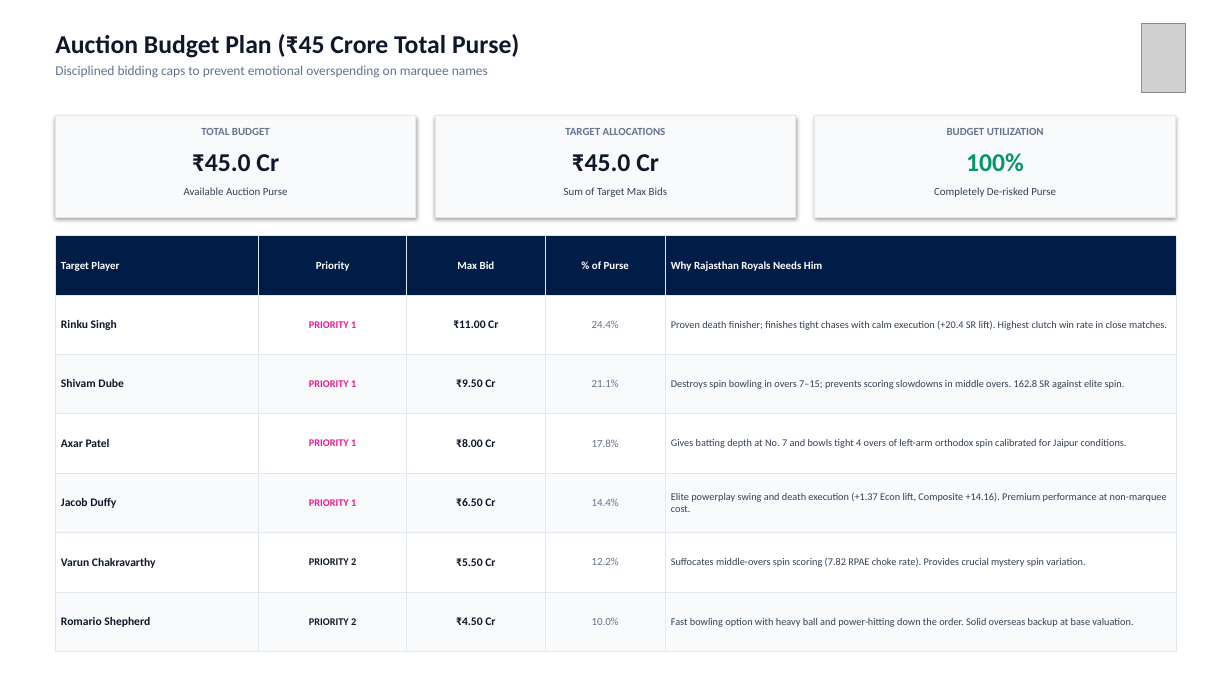
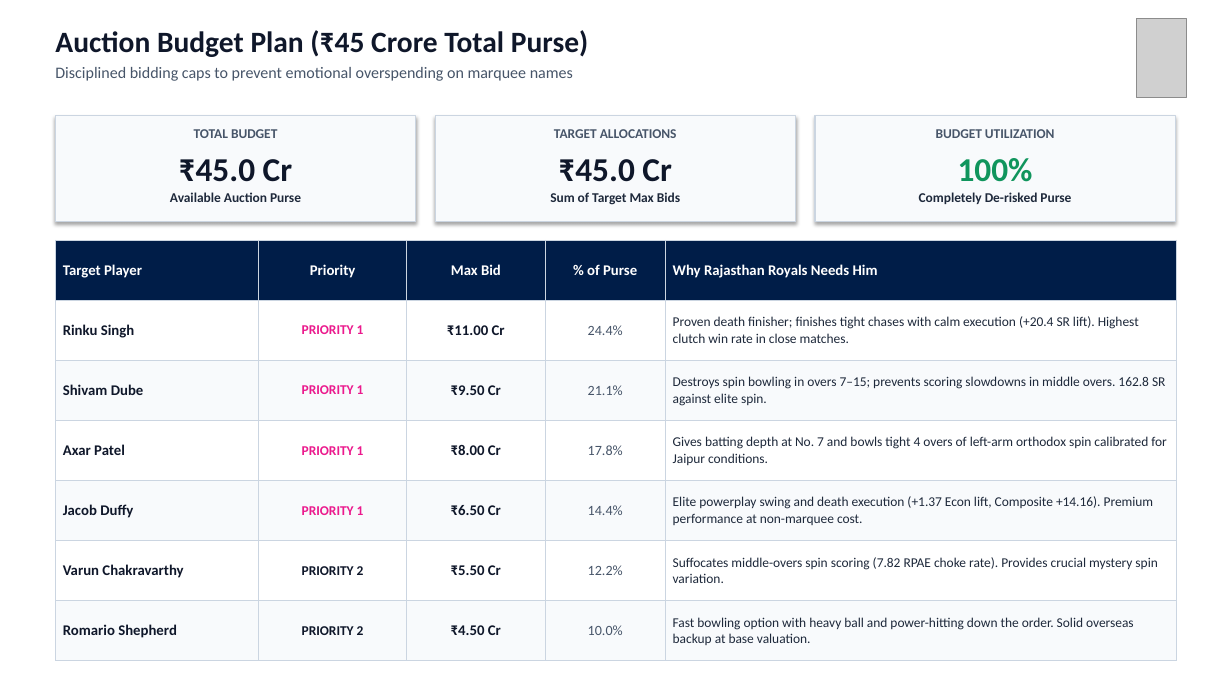
Before and after one commit to Ketanrawat2004/RR-Dashboard, a slide deck: slide 11 of pressure_output/RR_SupeRR_Selector_Season2_Ketan_Rawat.pptx. Drawn at 1232x693 pixels with LibreOffice and Linux fonts; fonts in the diff are those of the drawing; grey boxes stand for pictures. Boxes give left, top, right and bottom in pixels: in the first picture for what was removed or moved away, otherwise in the second. Text is boxed around its words. In the diff, an @@ line names an element or a change of style, - is before the commit and + after.

Commit message:
feat(presentation): complete overhaul with large high-contrast fonts, full-bleed images, and harmonized bowler KPI

```diff
--- a/pressure_output/RR_SupeRR_Selector_Season2_Ketan_Rawat.pptx
+++ b/pressure_output/RR_SupeRR_Selector_Season2_Ketan_Rawat.pptx
@@ text "Auction Budget Plan (₹45 Crore ..." at <box>55,30,589,81</box>: size 20 to 23 pt in "Auction Budget Plan (₹45 Crore Total Purse)"; size 10.5 to 12.5 pt, text colour #64748B to #475569 in "Disciplined bidding caps to prevent emotional overspending ..." @@
@@ picture: place and size @@
-picture at <box>1141,23,1186,92</box>
+picture at <box>1137,18,1187,97</box>
@@ rectangle: place and size @@
-rectangle at <box>55,116,416,217</box>
+rectangle at <box>55,116,416,222</box>
@@ rectangle: place and size @@
-rectangle at <box>435,116,796,217</box>
+rectangle at <box>435,116,796,222</box>
@@ outline #E2E8F0 0.75 pt to #CBD5E1 1 pt in 3 elements at <box>55,116,416,222</box>, <box>435,116,796,222</box>, <box>815,116,1176,222</box> @@
@@ rectangle: place and size @@
-rectangle at <box>815,116,1176,217</box>
+rectangle at <box>815,116,1176,222</box>
@@ text "₹45.0 Cr" at <box>179,159,292,182</box>: size 20 to 26 pt @@
@@ text "₹45.0 Cr" at <box>558,159,671,182</box>: size 20 to 26 pt @@
@@ size 8.5 to 10.5 pt, text colour #64748B to #475569 in 3 elements at <box>194,129,277,138</box>, <box>554,129,677,138</box>, <box>936,129,1055,138</box> @@
@@ text "100%" at <box>958,158,1033,182</box>: size 20 to 26 pt, text colour #059669 to #10955D @@
@@ size 8.5 to 10.5 pt, text colour #334155 to #1E293B, bold on in 3 elements at <box>550,192,680,205</box>, <box>919,192,1071,204</box>, <box>170,192,301,202</box> @@
@@ table at <box>55,240,1177,661</box> @@
@@ size 8.5 to 11.5 pt in "Target Player", "Priority", "Max Bid", "% of Purse" and 1 more places @@
@@ size 9 to 11.5 pt in "Rinku Singh", "₹11.00 Cr", "Shivam Dube", "₹9.50 Cr" and 8 more places @@
@@ size 8 to 10.5 pt in "PRIORITY 1", "Proven death finisher; finishes tight chases with ...", "PRIORITY 1", "Destroys spin bowling in overs 7–15; prevents ..." and 8 more places @@
@@ size 8.5 to 11 pt, text colour #64748B to #475569 in "24.4%", "21.1%", "17.8%", "14.4%" and 2 more places @@
@@ text colour #334155 to #1E293B in "Proven death finisher; finishes tight chases with ...", "Destroys spin bowling in overs 7–15; prevents ...", "Gives batting depth at No. 7 and ...", "Elite powerplay swing and death execution (+1.37 ..." and 2 more places @@
@@ borders changed @@
@@ table: place and size @@
-table at <box>55,236,1177,652</box>
+table at <box>55,240,1177,661</box>
```
Also in this commit, not shown: 12 other slides changed, 5 other files.
